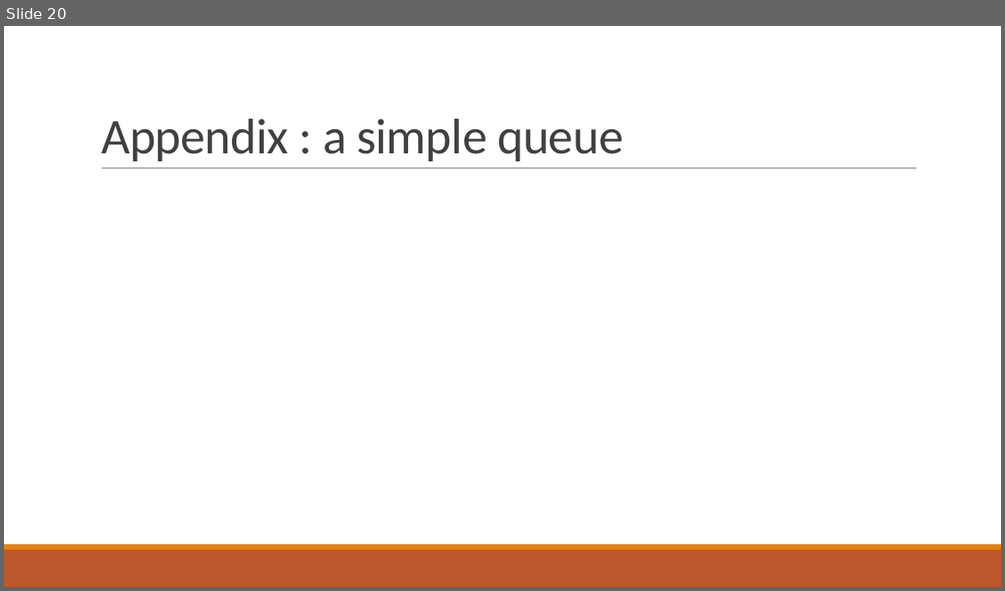
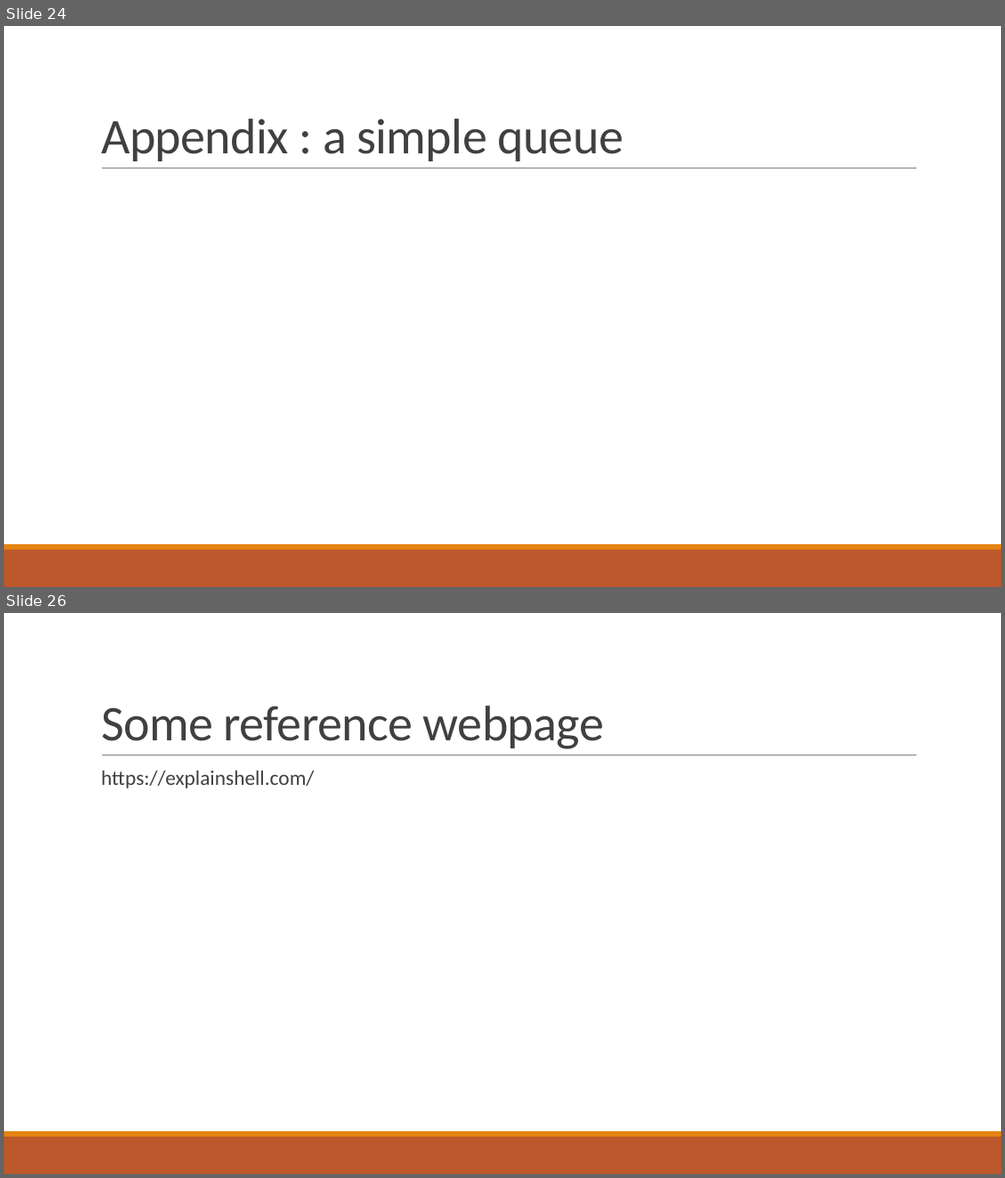
Before and after one commit to YumingChang02/arch_summer_2019, a slide deck: Introduction to docker.pptx. Shown one above the other, each under a label of ours: slide 20 before the commit, slides 24 and 26 after it; the slides between them are not shown. The pictures are 1005x591 and 1005x1178 pixels, drawn with LibreOffice and Linux fonts; fonts in the diff are those of the drawing. Boxes give left, top, right and bottom in pixels: in the first picture for what was removed or moved away, otherwise in the second. Text is boxed around its words. In the diff, an @@ line names an element or a change of style, - is before the commit and + after.

```diff
--- a/Introduction to docker.pptx
+++ b/Introduction to docker.pptx
@@ slide 26 added at (4, 613, 1001, 1174), background #FFFFFF; not listed: 3 template elements that a slide beside it also shows @@
@@ title added at (101, 706, 604, 749), 48 pt, text #404040 @@
+Some reference webpage
@@ text added at (101, 771, 314, 788), 20 pt, text #404040 @@
+  https://explainshell.com/
@@ what was slide 20 is now slide 24 @@
```
Also in this commit, not shown: 1 slide changed, 5 other slides added.
